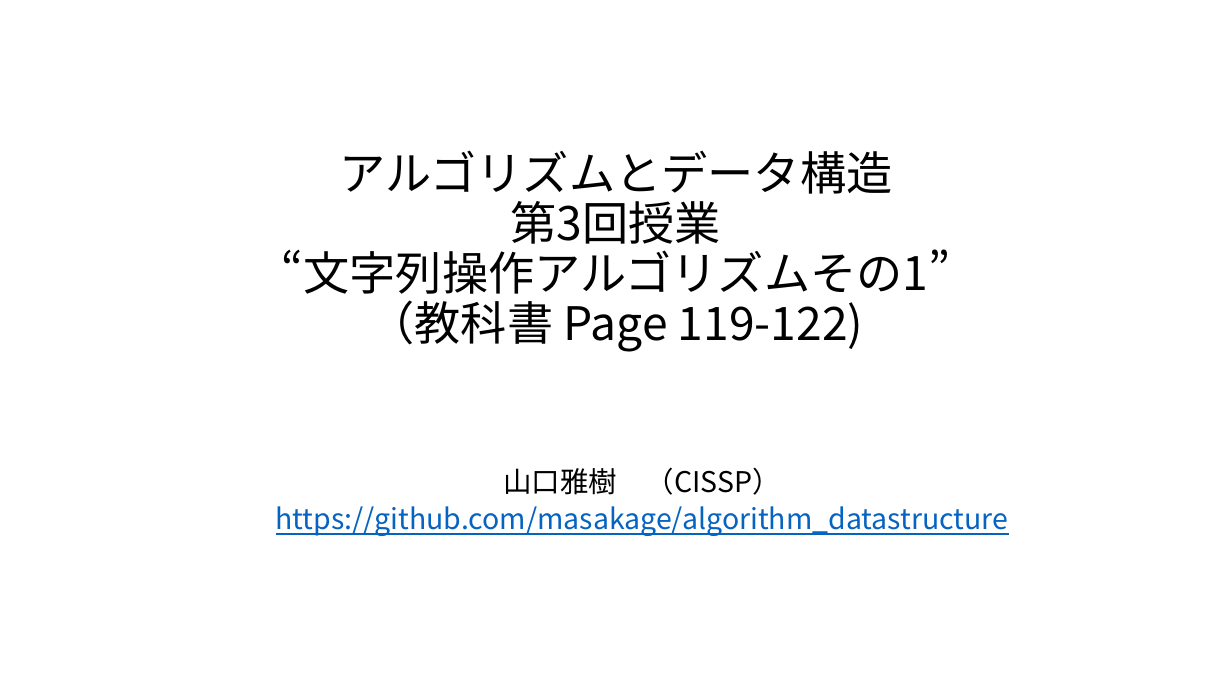
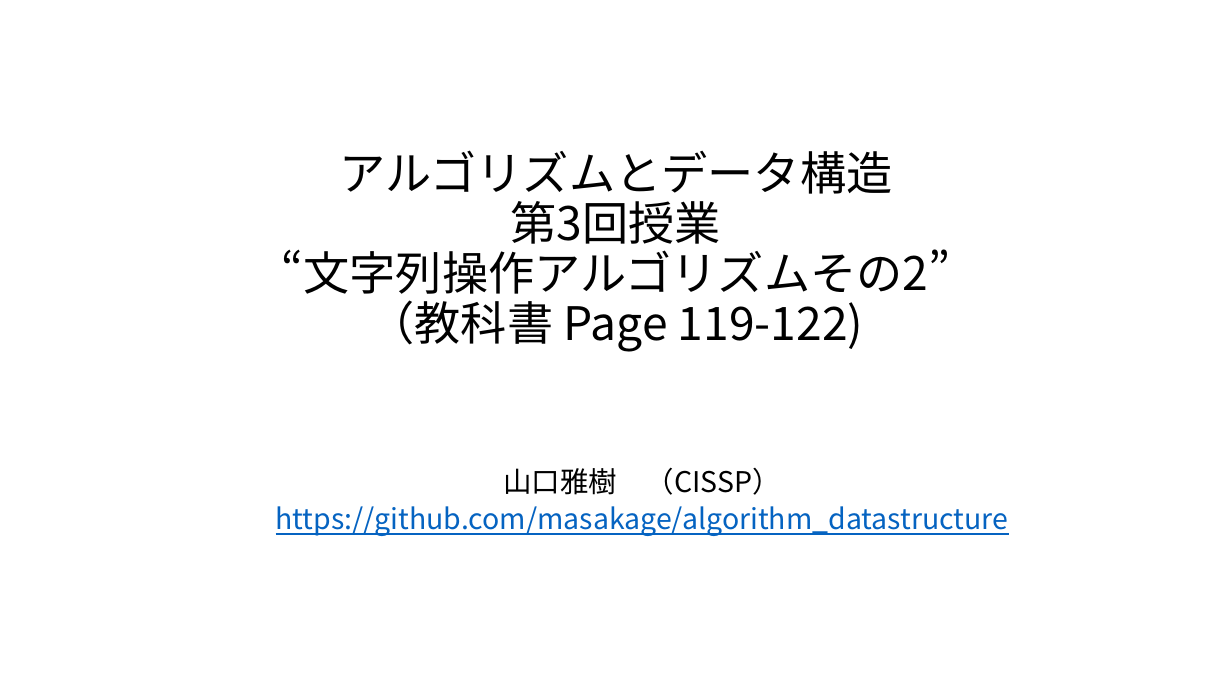
Before and after one commit to masakage/algorithm_datastructure, a slide deck: slide 1 of doc/第3回文字列操作アルゴリズム文字列の置換.pptx. Drawn at 1232x693 pixels with LibreOffice and Linux fonts; fonts in the diff are those of the drawing. Boxes give left, top, right and bottom in pixels: in the first picture for what was removed or moved away, otherwise in the second. Text is boxed around its words. In the diff, an @@ line names an element or a change of style, - is before the commit and + after.

```diff
--- a/doc/第3回文字列操作アルゴリズム文字列の置換.pptx
+++ b/doc/第3回文字列操作アルゴリズム文字列の置換.pptx
@@ title at [282,150,951,351]: text changed @@
-アルゴリズムとデータ構造
-第3回授業
-“文字列操作アルゴリズムその1”
-（教科書 Page 119-122)
+アルゴリズムとデータ構造
+第3回授業
+“文字列操作アルゴリズムその2”
+（教科書 Page 119-122)
```
Also in this commit, not shown: 1 other file.
